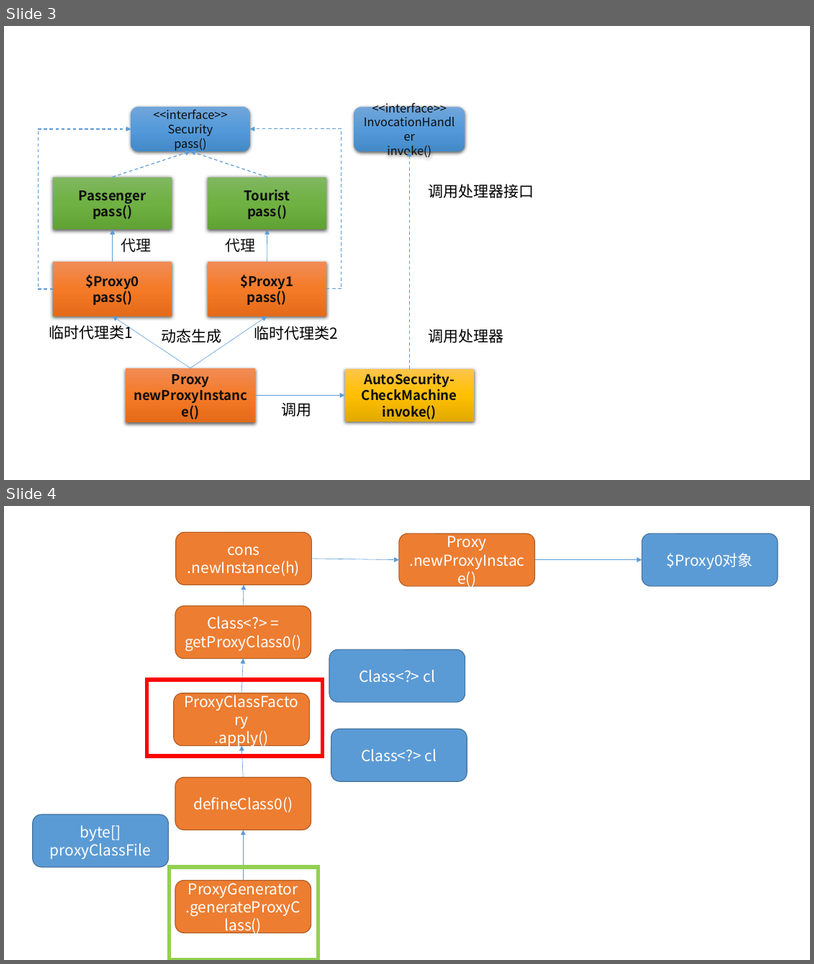
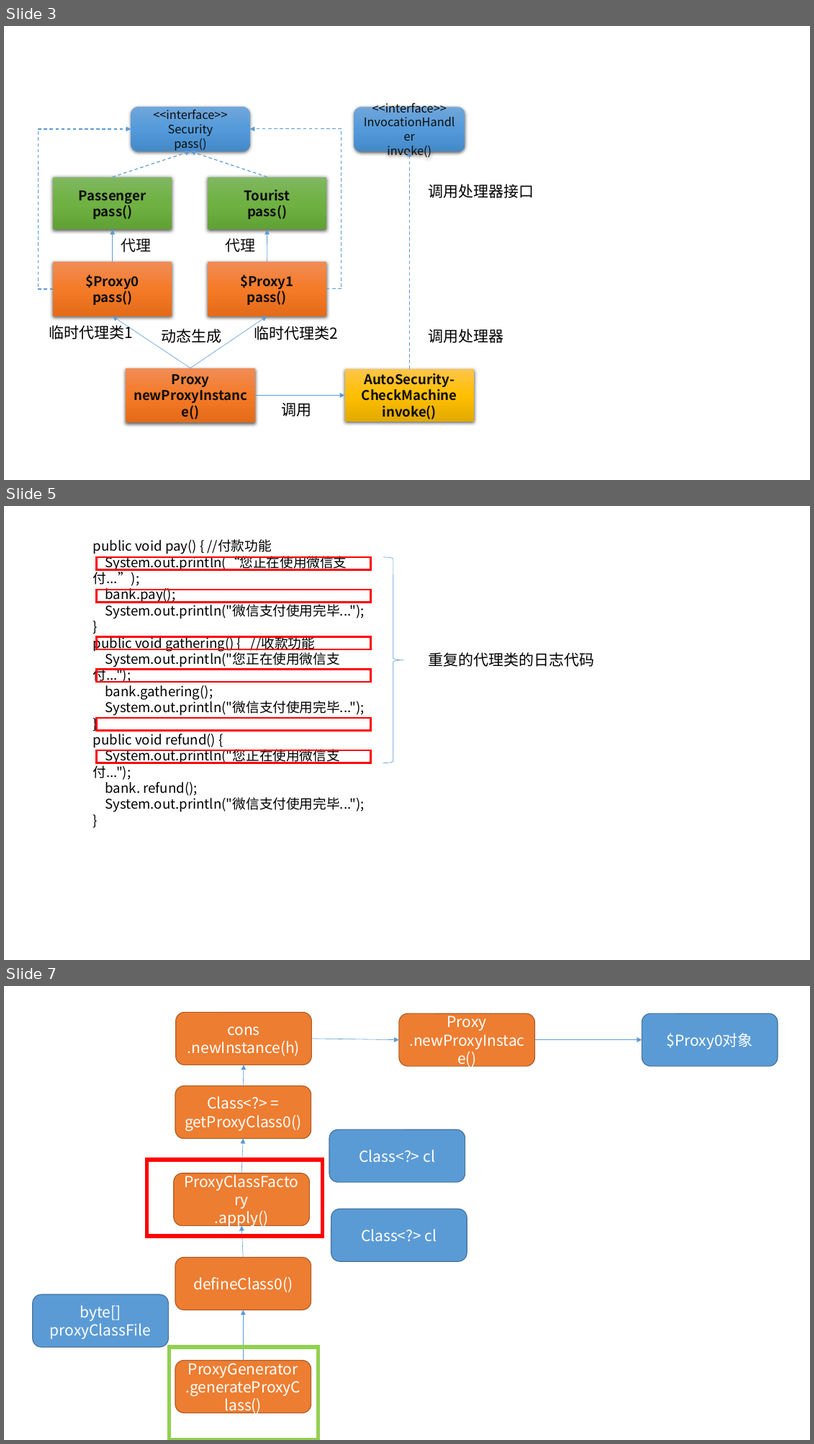
Before and after one commit to StephenHuge/Markdown_Pic, a slide deck: Reflection & Proxy/代理模式.pptx. Shown one above the other, each under a label of ours: slides 3 and 4 before the commit, slides 3, 5 and 7 after it; the slides between them are not shown. The pictures are 814x964 and 814x1444 pixels, drawn with LibreOffice and Linux fonts; fonts in the diff are those of the drawing. Boxes give left, top, right and bottom in pixels: in the first picture for what was removed or moved away, otherwise in the second. Text is boxed around its words. In the diff, an @@ line names an element or a change of style, - is before the commit and + after.

```diff
--- a/Reflection & Proxy/代理模式.pptx
+++ b/Reflection & Proxy/代理模式.pptx
@@ slide 5 added at (4, 506, 810, 960), background #FFFFFF @@
@@ text added at (93, 539, 365, 812), 16 pt, text #000000 @@
+public void pay() { //付款功能
+System.out.println(“您正在使用微信支付...”);
+bank.pay();
+System.out.println("微信支付使用完毕...");
+}
+public void gathering() { //收款功能
+System.out.println("您正在使用微信支付...");
+bank.gathering();
+System.out.println("微信支付使用完毕...");
+}
+public void refund() {
+System.out.println("您正在使用微信支付...");
+bank. refund();
+System.out.println("微信支付使用完毕...");
+}
@@ rectangle added at (97, 557, 371, 569), outline #FF0000 2.25 pt @@
@@ right brace added at (383, 557, 404, 762), outline #5B9BD5 0.5 pt @@
@@ rectangle added at (97, 590, 371, 602), outline #FF0000 2.25 pt @@
@@ rectangle added at (97, 636, 371, 649), outline #FF0000 2.25 pt @@
@@ text added at (429, 652, 595, 667), 18 pt, text #000000 @@
+重复的代理类的日志代码
@@ rectangle added at (97, 669, 371, 682), outline #FF0000 2.25 pt @@
@@ rectangle added at (97, 718, 371, 731), outline #FF0000 2.25 pt @@
@@ rectangle added at (97, 750, 371, 763), outline #FF0000 2.25 pt @@
@@ what was slide 4 is now slide 7 @@
```
Also in this commit, not shown: 2 other slides added, 3 other files.
